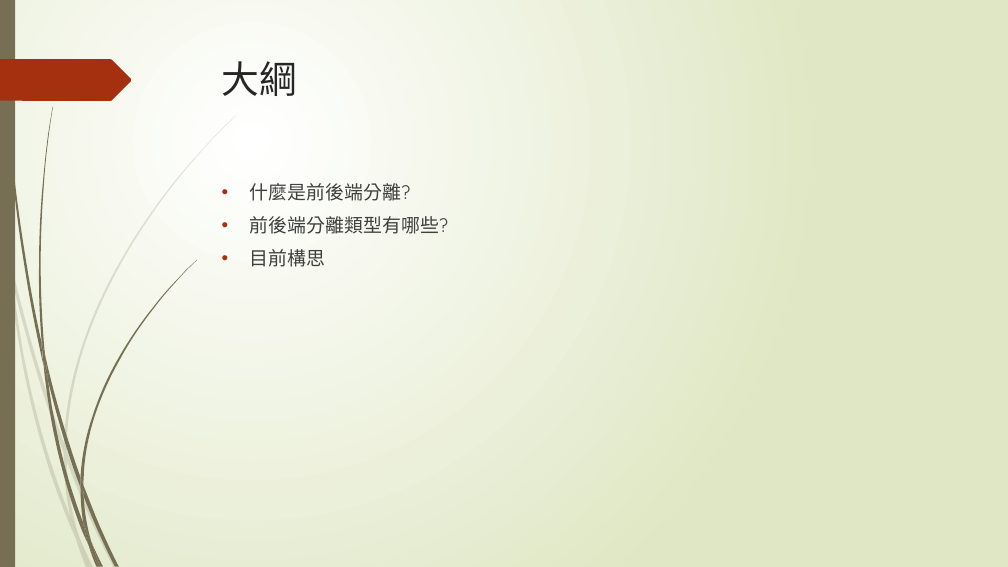
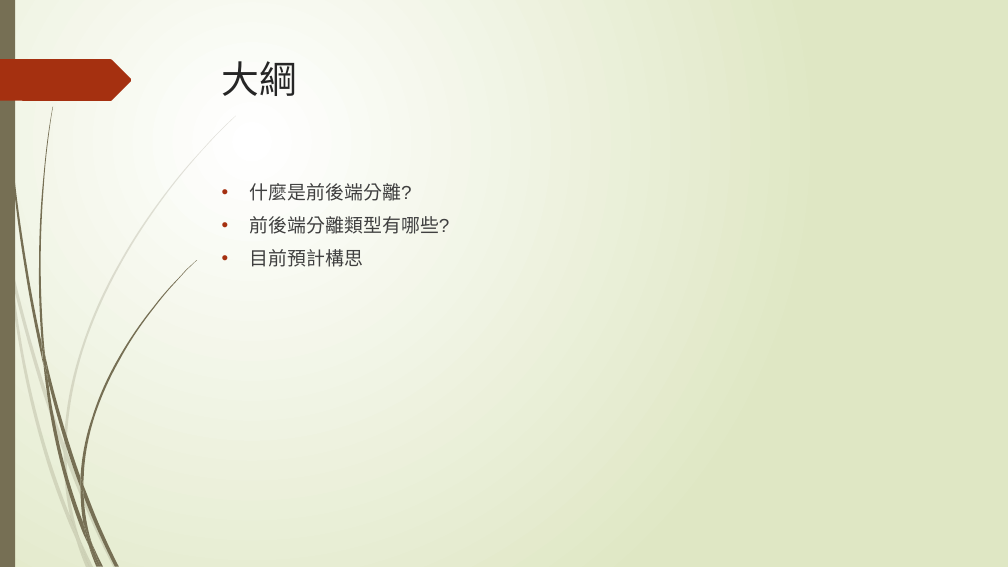
Before and after one commit to TaiwanChuChu/LaravelTest, a slide deck: slide 2 of 軟工策略小組_整合簡報.pptx. Drawn at 1008x567 pixels with LibreOffice and Linux fonts; fonts in the diff are those of the drawing. Boxes give left, top, right and bottom in pixels: in the first picture for what was removed or moved away, otherwise in the second. Text is boxed around its words. In the diff, an @@ line names an element or a change of style, - is before the commit and + after.

```diff
--- a/軟工策略小組_整合簡報.pptx
+++ b/軟工策略小組_整合簡報.pptx
@@ text at bbox=[250, 183, 450, 234]: font Quicksand to Arial in "什麼是前後端分離?", "前後端分離類型有哪些?" @@
@@ text at bbox=[250, 249, 363, 267]: text changed; font Quicksand to Arial @@
-• 目前構思
+• 目前預計構思
```
Also in this commit, not shown: 2 other slides changed, 7 slides added, 2 slides removed, 22 other files.
